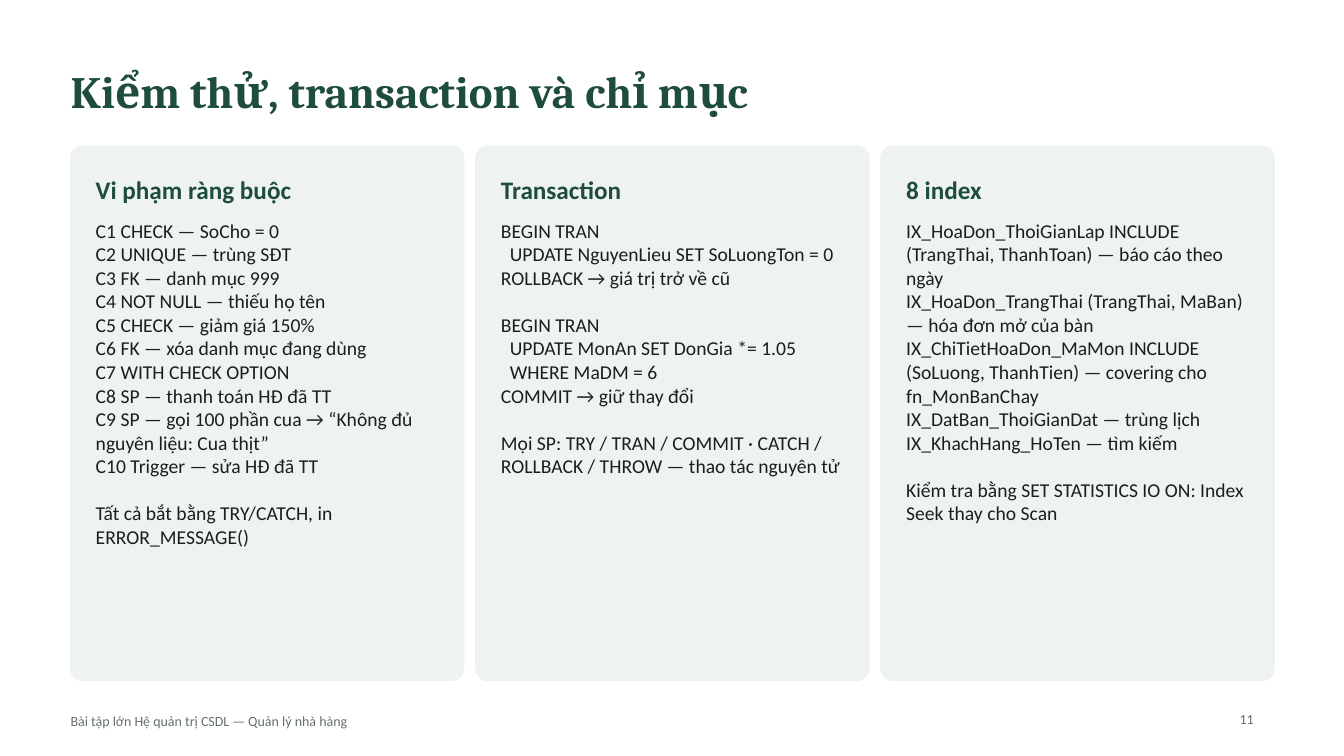
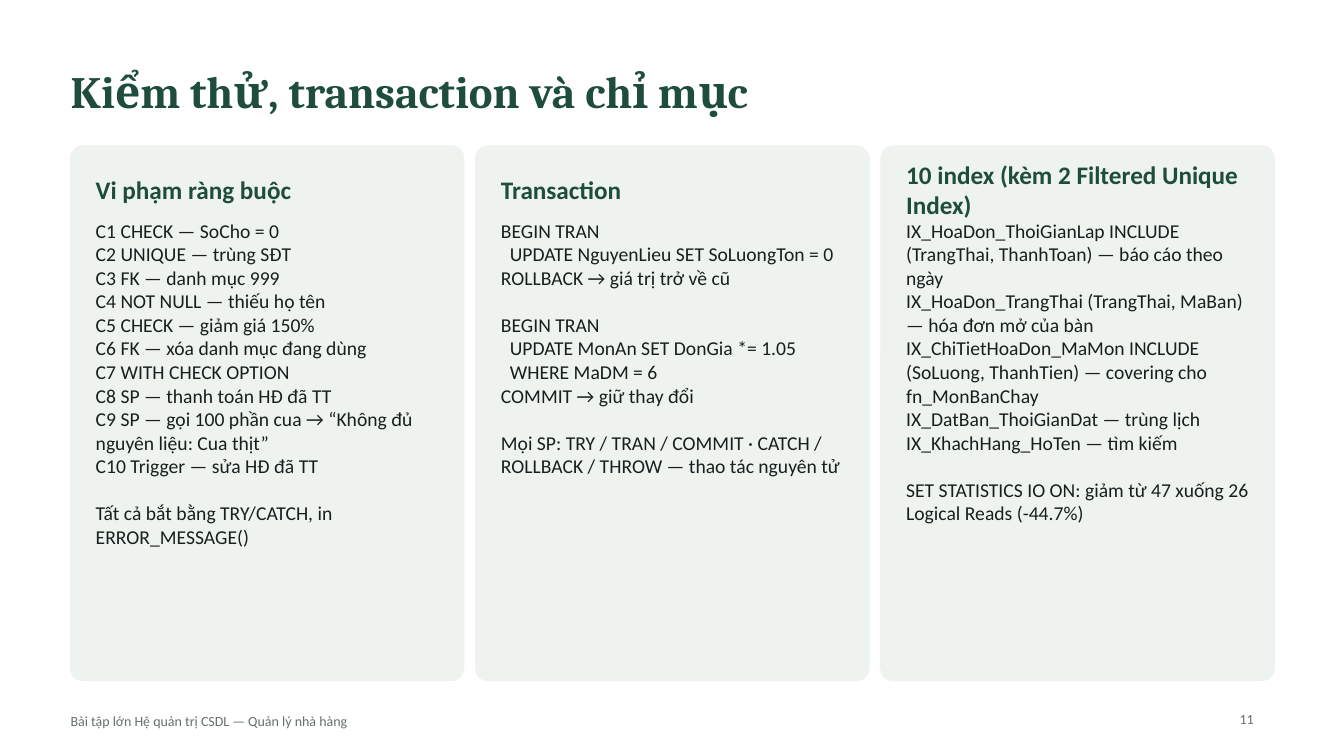
Before and after one commit to segg12345/holymoly, a slide deck: slide 11 of slides/Slides_QuanLyNhaHang.pptx. Drawn at 1344x756 pixels with LibreOffice and Linux fonts; fonts in the diff are those of the drawing. Boxes give left, top, right and bottom in pixels: in the first picture for what was removed or moved away, otherwise in the second. Text is boxed around its words. In the diff, an @@ line names an element or a change of style, - is before the commit and + after.

```diff
--- a/slides/Slides_QuanLyNhaHang.pptx
+++ b/slides/Slides_QuanLyNhaHang.pptx
@@ text at box(906, 165, 1238, 218): text changed @@
-8 index
+10 index (kèm 2 Filtered Unique Index)
@@ text at box(906, 482, 1248, 524): text changed @@
-Kiểm tra bằng SET STATISTICS IO ON: Index Seek thay cho Scan
+SET STATISTICS IO ON: giảm từ 47 xuống 26 Logical Reads (-44.7%)
```
Also in this commit, not shown: 6 other slides changed, 4 other files.
